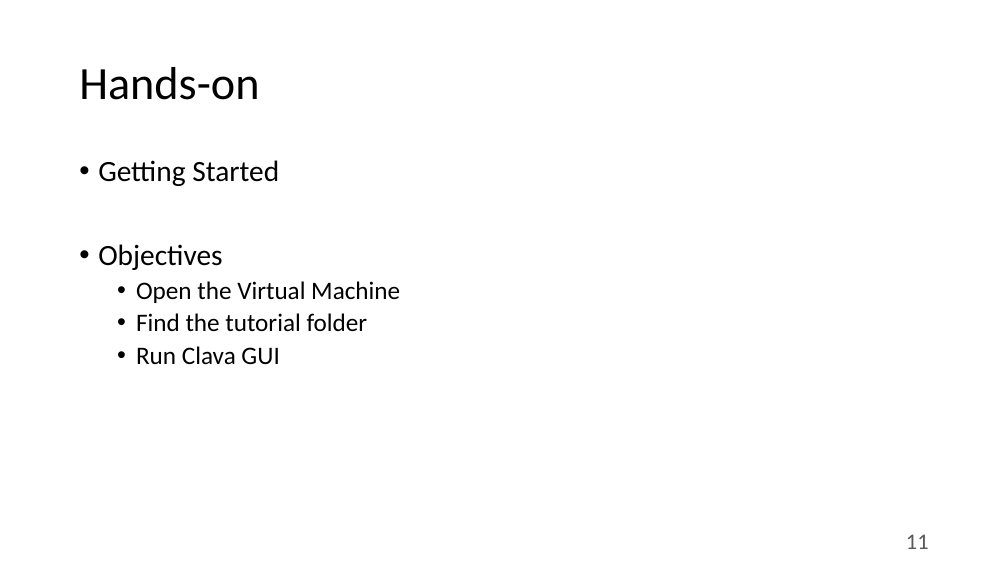
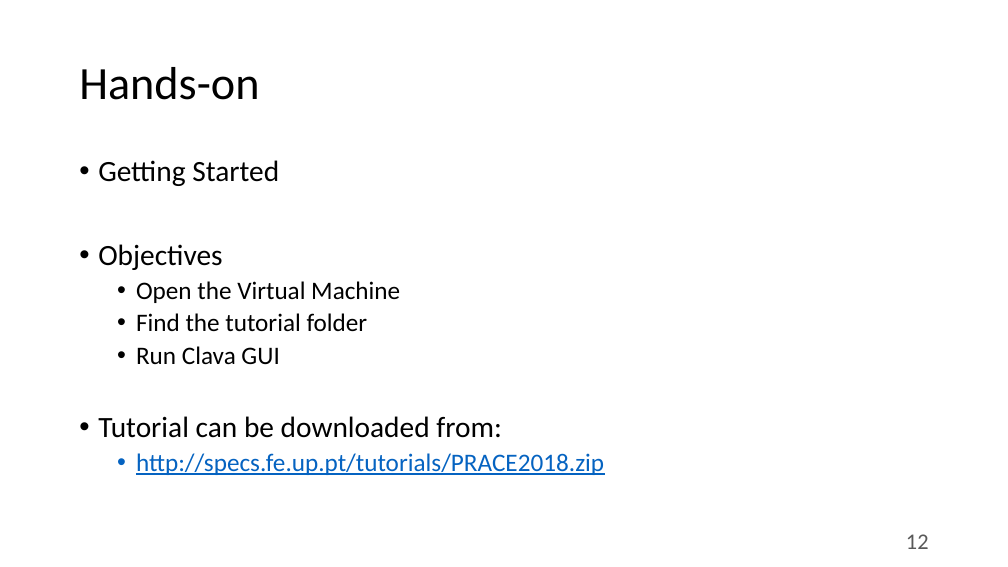
Before and after one commit to specs-feup/specs-lara, a slide deck: slide 12 of 2018-PRACE/Clava-Tutorial-Intro.pptx (slide 11 before the commit). Drawn at 1008x567 pixels with LibreOffice and Linux fonts; fonts in the diff are those of the drawing. Boxes give left, top, right and bottom in pixels: in the first picture for what was removed or moved away, otherwise in the second. Text is boxed around its words. In the diff, an @@ line names an element or a change of style, - is before the commit and + after.

Commit message:
[2018-PRACE] Updates presentation

```diff
--- a/2018-PRACE/Clava-Tutorial-Intro.pptx
+++ b/2018-PRACE/Clava-Tutorial-Intro.pptx
@@ text at bbox=[98, 416, 604, 475]: paragraphs added @@
+• Tutorial can be downloaded from:
+  • http://specs.fe.up.pt/tutorials/PRACE2018.zip
@@ page number at bbox=[906, 534, 929, 549]: text changed @@
-11
+12
```
